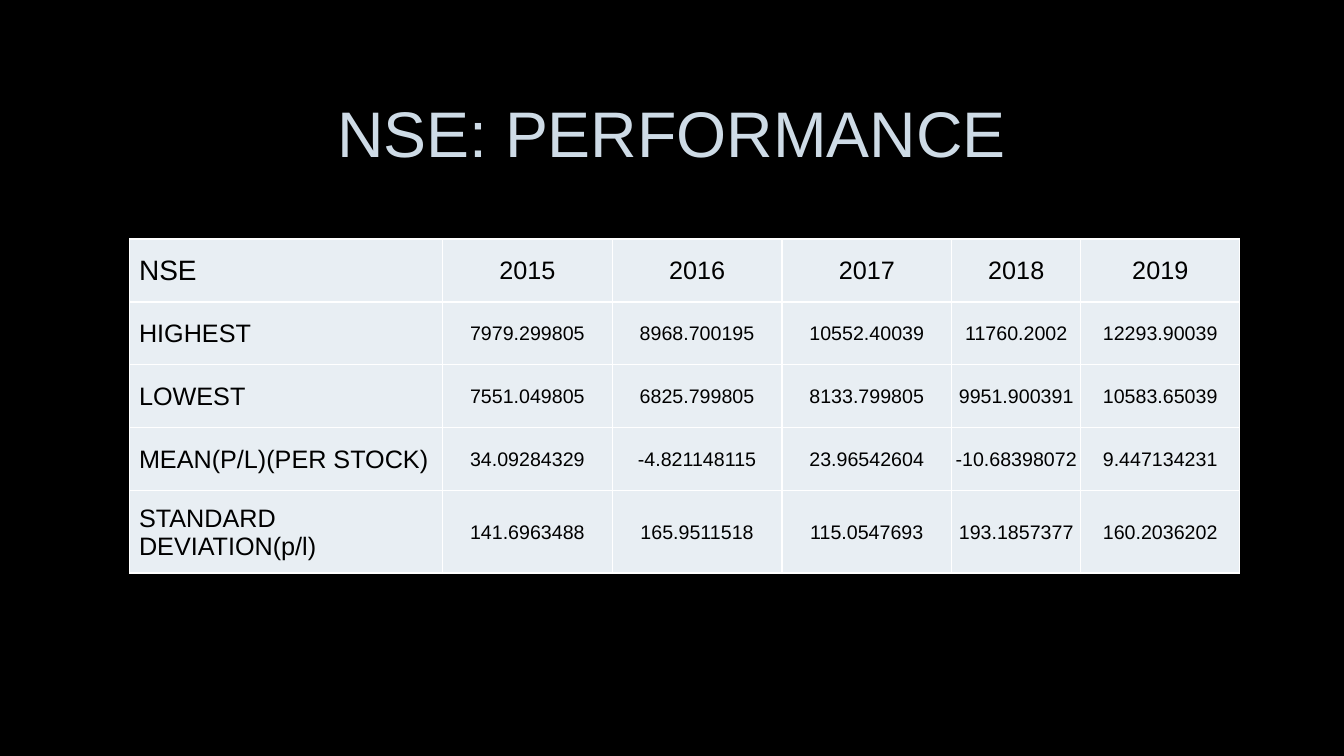
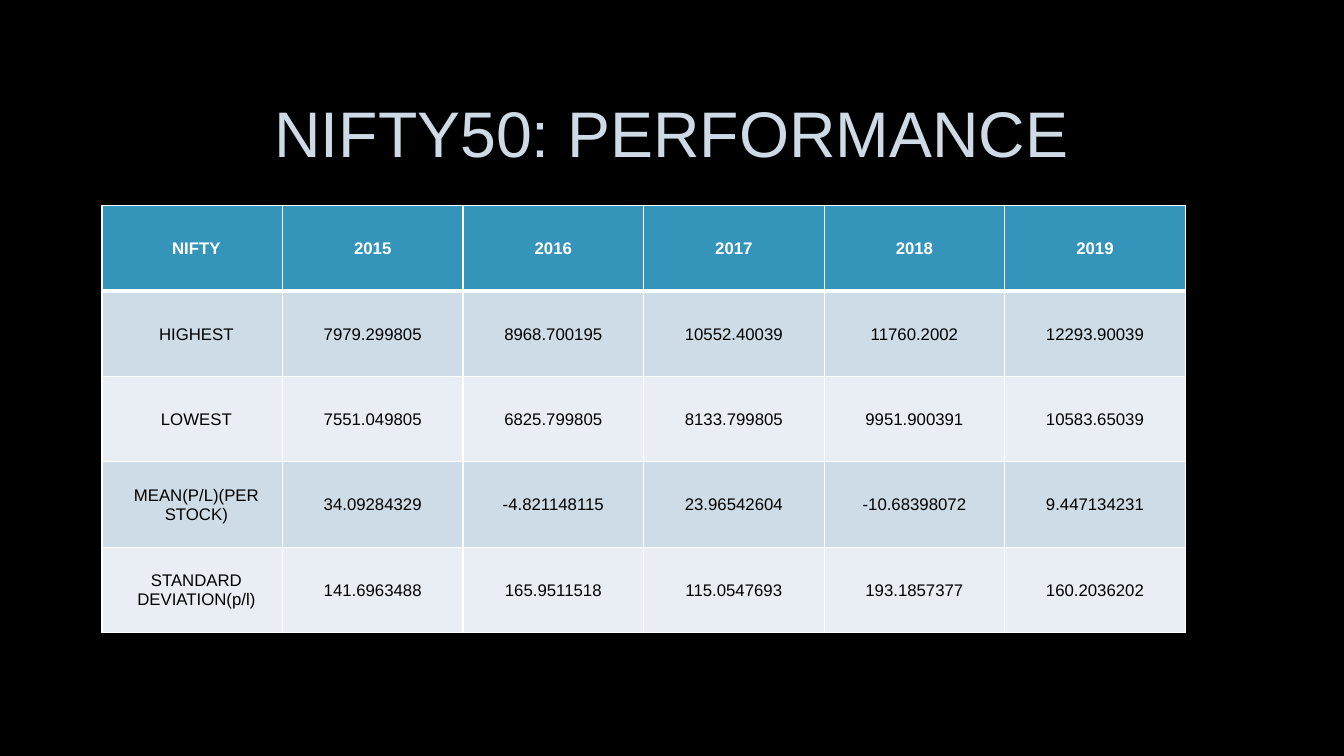
Before and after one commit to abhi-824/probability_stats, a slide deck: slide 8 of STOCK ANALYSIS USING EXCEL.pptx. Drawn at 1344x756 pixels with LibreOffice and Linux fonts; fonts in the diff are those of the drawing; background and template pictures are left out. Boxes give left, top, right and bottom in pixels: in the first picture for what was removed or moved away, otherwise in the second. Text is boxed around its words. In the diff, an @@ line names an element or a change of style, - is before the commit and + after.

```diff
--- a/STOCK ANALYSIS USING EXCEL.pptx
+++ b/STOCK ANALYSIS USING EXCEL.pptx
@@ title at (275, 112, 1069, 158): text changed @@
-NSE: PERFORMANCE
+NIFTY50: PERFORMANCE
@@ table at (102, 206, 1185, 632) @@
-row 1, column 1: NSE
+row 1, column 1: NIFTY
@@ fill #E8EEF3 to #3494BA in row 1 @@
@@ fill #E8EEF3 to #CEDCE7 in 12 cells @@
@@ size 18 to 12 pt in "2015", "2016", "2017", "2018" and 5 more places @@
@@ text colour #000000 to #FFFFFF, bold on in "2015", "2016", "2017", "2018" and 1 more places @@
@@ size 14 to 12 pt in "7979.299805", "8968.700195", "10552.40039", "11760.2002" and 16 more places @@
@@ alignment left to centre @@
@@ borders changed @@
@@ table: place and size @@
-table at (130, 239, 1240, 573)
+table at (102, 206, 1185, 632)
```
Also in this commit, not shown: 12 other slides changed, 3 slides added, 1 other file.
